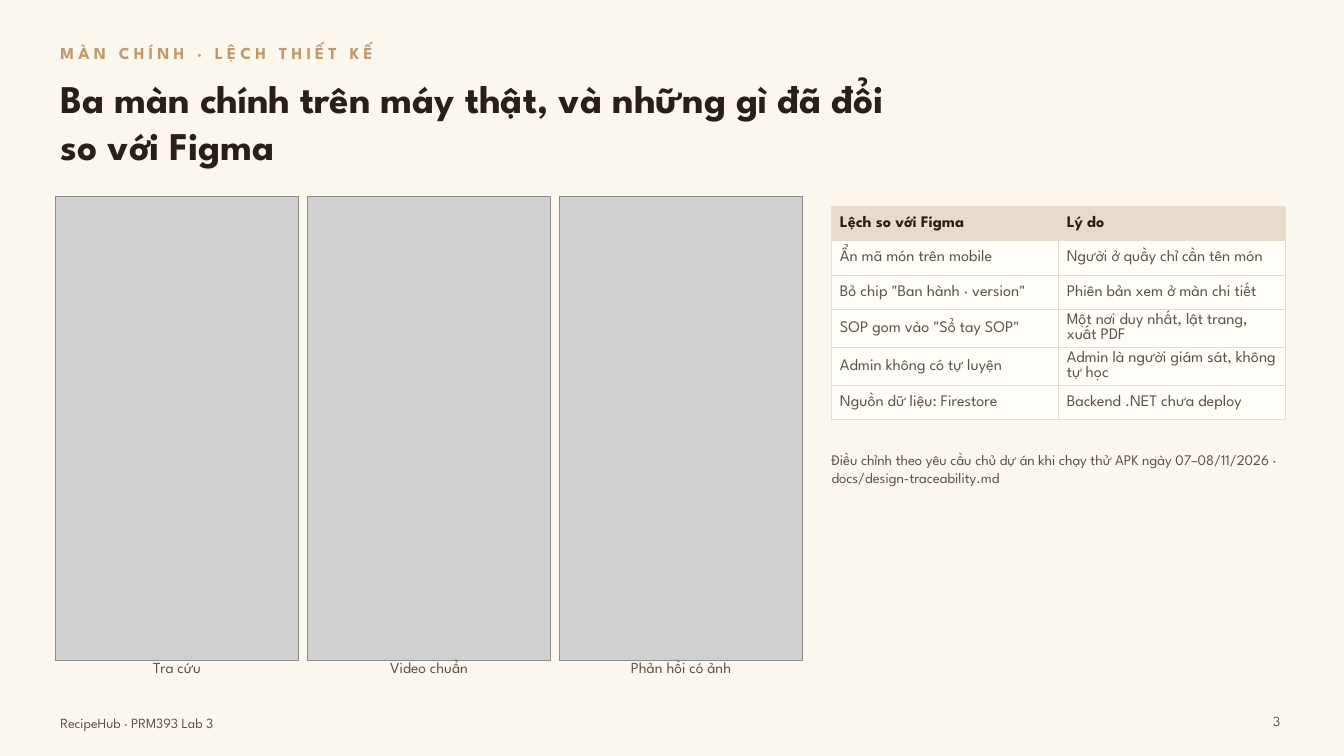
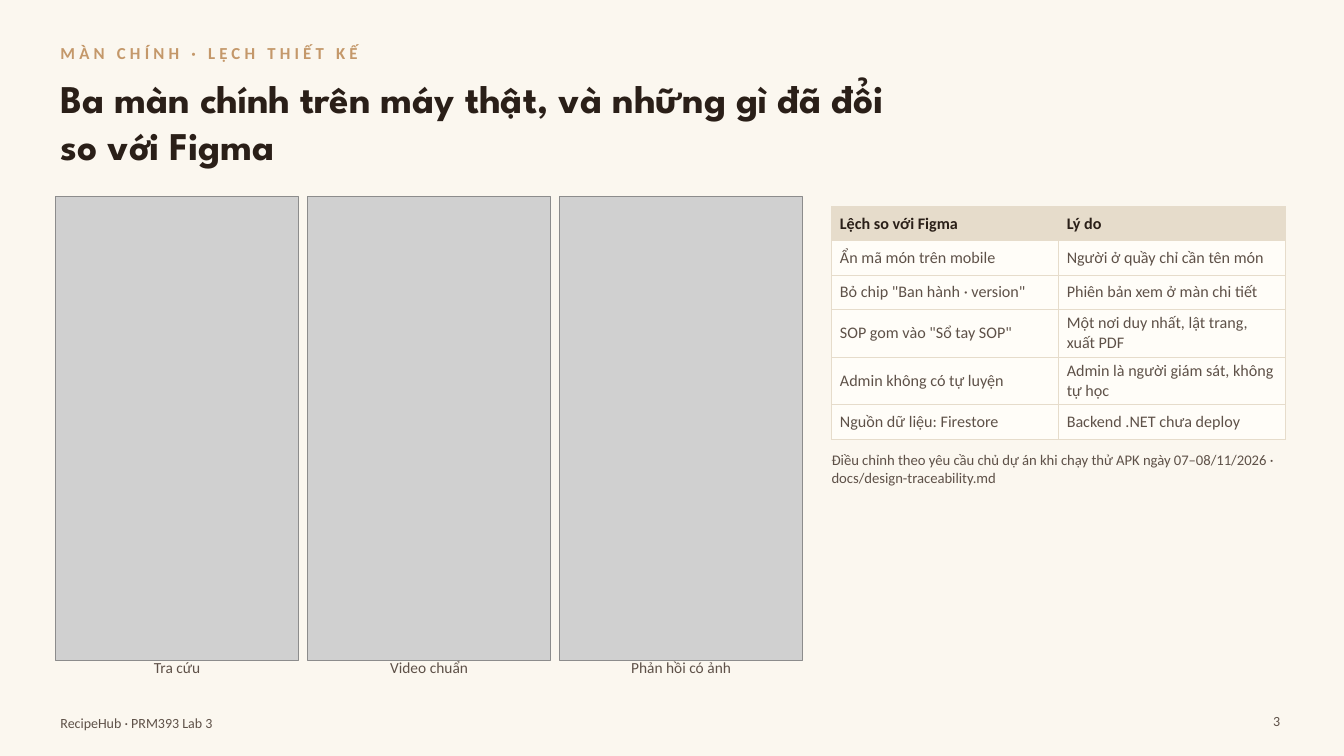
Before and after one commit to SonNPXSE183201/RecipeHub_Mobile, a slide deck: slide 3 of slides/Lab03_SE183201_slides.pptx. Drawn at 1344x756 pixels with LibreOffice and Linux fonts; fonts in the diff are those of the drawing; grey boxes stand for pictures. Boxes give left, top, right and bottom in pixels: in the first picture for what was removed or moved away, otherwise in the second. Text is boxed around its words. In the diff, an @@ line names an element or a change of style, - is before the commit and + after.

```diff
--- a/slides/Lab03_SE183201_slides.pptx
+++ b/slides/Lab03_SE183201_slides.pptx
@@ table at bbox=[832, 207, 1286, 434] @@
@@ font League Spartan to Calibri @@
@@ font League Spartan to Calibri in 6 elements at bbox=[60, 45, 358, 62], bbox=[154, 660, 200, 673], bbox=[390, 660, 468, 673], bbox=[631, 660, 731, 673], bbox=[832, 454, 1267, 486], bbox=[60, 718, 212, 730] @@
```
Also in this commit, not shown: 13 other slides changed, 1 slide added, 1 slide removed, 1 other file.
